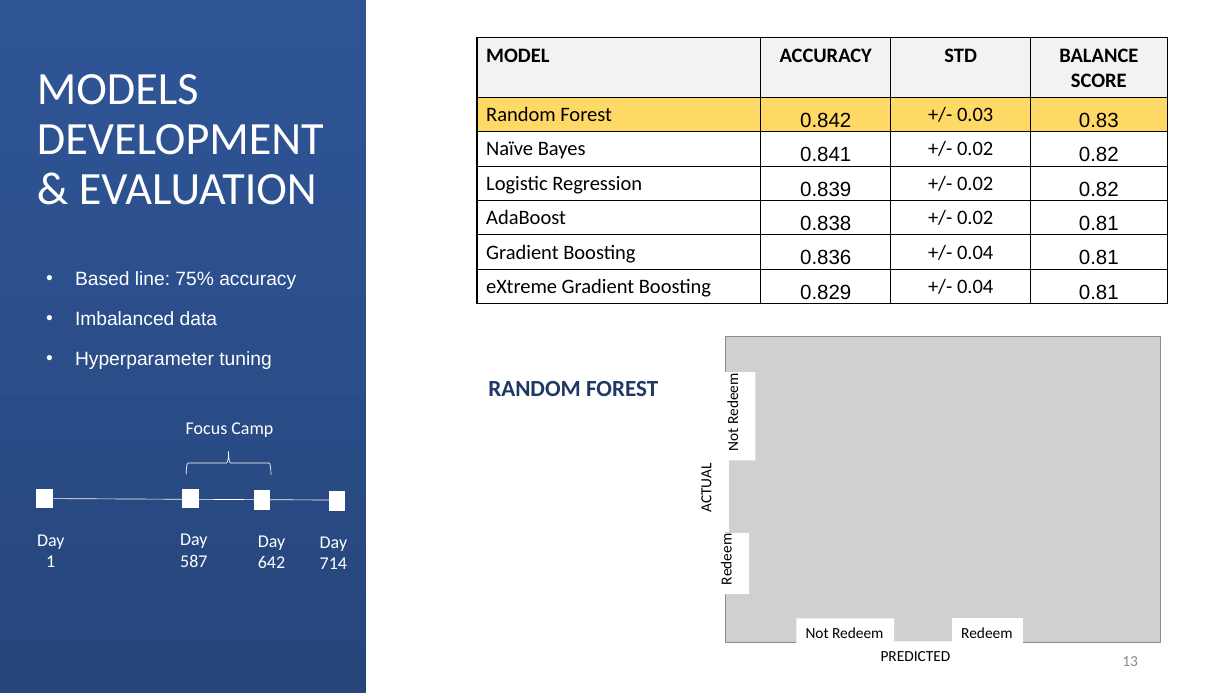
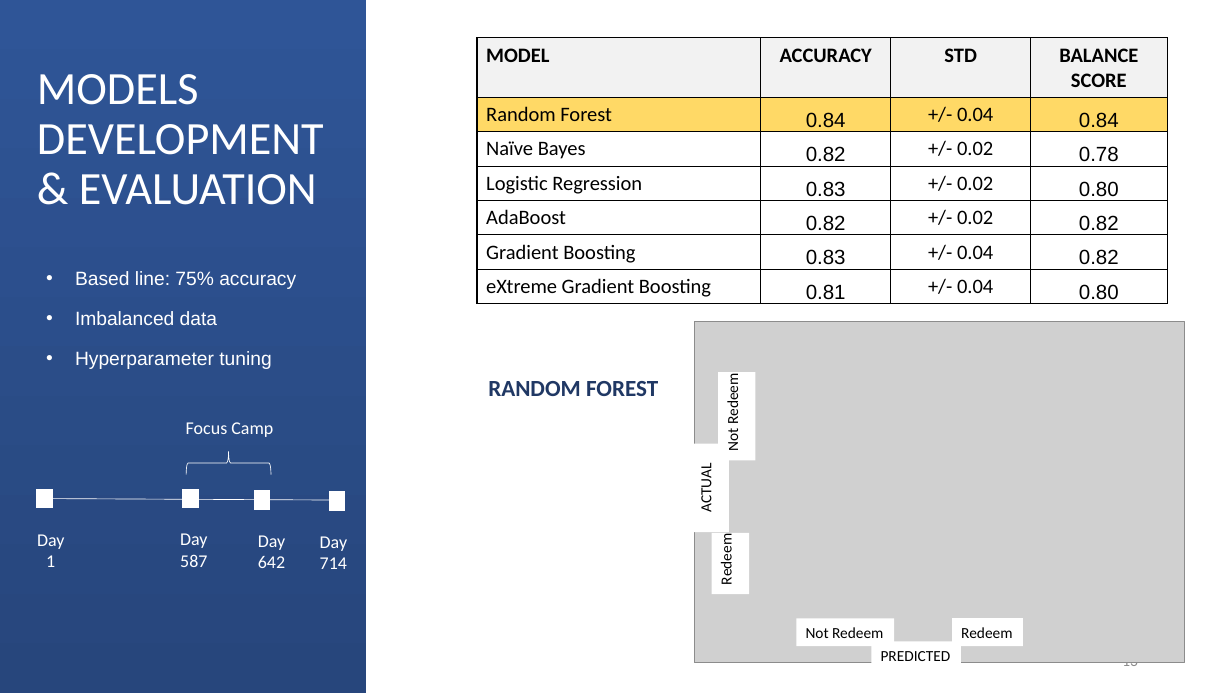
Before and after one commit to vanchautran/capstone, a slide deck: slide 13 of CAPSTONE_Retail_marketing_customers_Prediction/Documentation_Presentation/Presentation_Final.pptx. Drawn at 1232x693 pixels with LibreOffice and Linux fonts; fonts in the diff are those of the drawing; grey boxes stand for pictures. Boxes give left, top, right and bottom in pixels: in the first picture for what was removed or moved away, otherwise in the second. Text is boxed around its words. In the diff, an @@ line names an element or a change of style, - is before the commit and + after.

Commit message:
update model scores

```diff
--- a/CAPSTONE_Retail_marketing_customers_Prediction/Documentation_Presentation/Presentation_Final.pptx
+++ b/CAPSTONE_Retail_marketing_customers_Prediction/Documentation_Presentation/Presentation_Final.pptx
@@ table at (477, 38, 1167, 308) @@
-row 2: Random Forest | 0.842 | +/- 0.03 | 0.83
+row 2: Random Forest | 0.84 | +/- 0.04 | 0.84
-row 3, column 2: 0.841
+row 3, column 2: 0.82
-row 3, column 4: 0.82
+row 3, column 4: 0.78
-row 4, column 2: 0.839
+row 4, column 2: 0.83
-row 4, column 4: 0.82
+row 4, column 4: 0.80
-row 5, column 2: 0.838
+row 5, column 2: 0.82
-row 5, column 4: 0.81
+row 5, column 4: 0.82
-row 6, column 2: 0.836
+row 6, column 2: 0.83
-row 6, column 4: 0.81
+row 6, column 4: 0.82
-row 7, column 2: 0.829
+row 7, column 2: 0.81
-row 7, column 4: 0.81
+row 7, column 4: 0.80
@@ picture: place and size @@
-picture at (726, 336, 1161, 642)
+picture at (694, 322, 1185, 663)
@@ rectangle "PREDICTED": place and size @@
-rectangle "PREDICTED" at (881, 651, 951, 661)
+rectangle "PREDICTED" at (872, 641, 961, 669)
```
Also in this commit, not shown: 4 other slides changed, 1 slide added, 1 slide removed, 3 other files.
